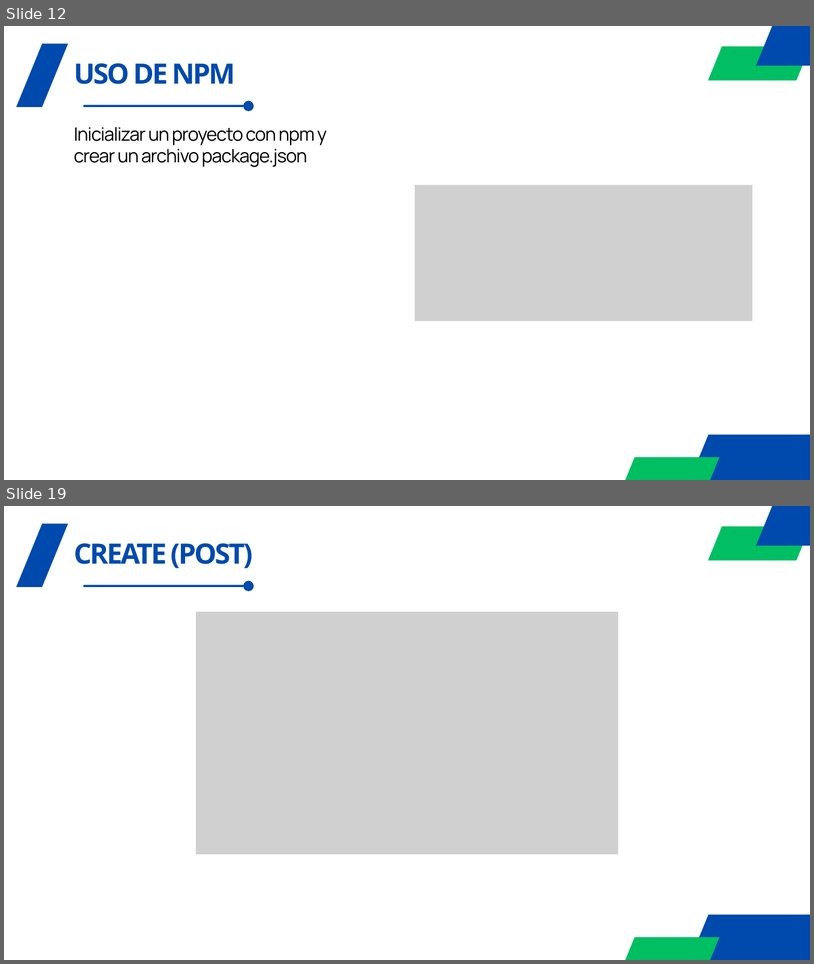
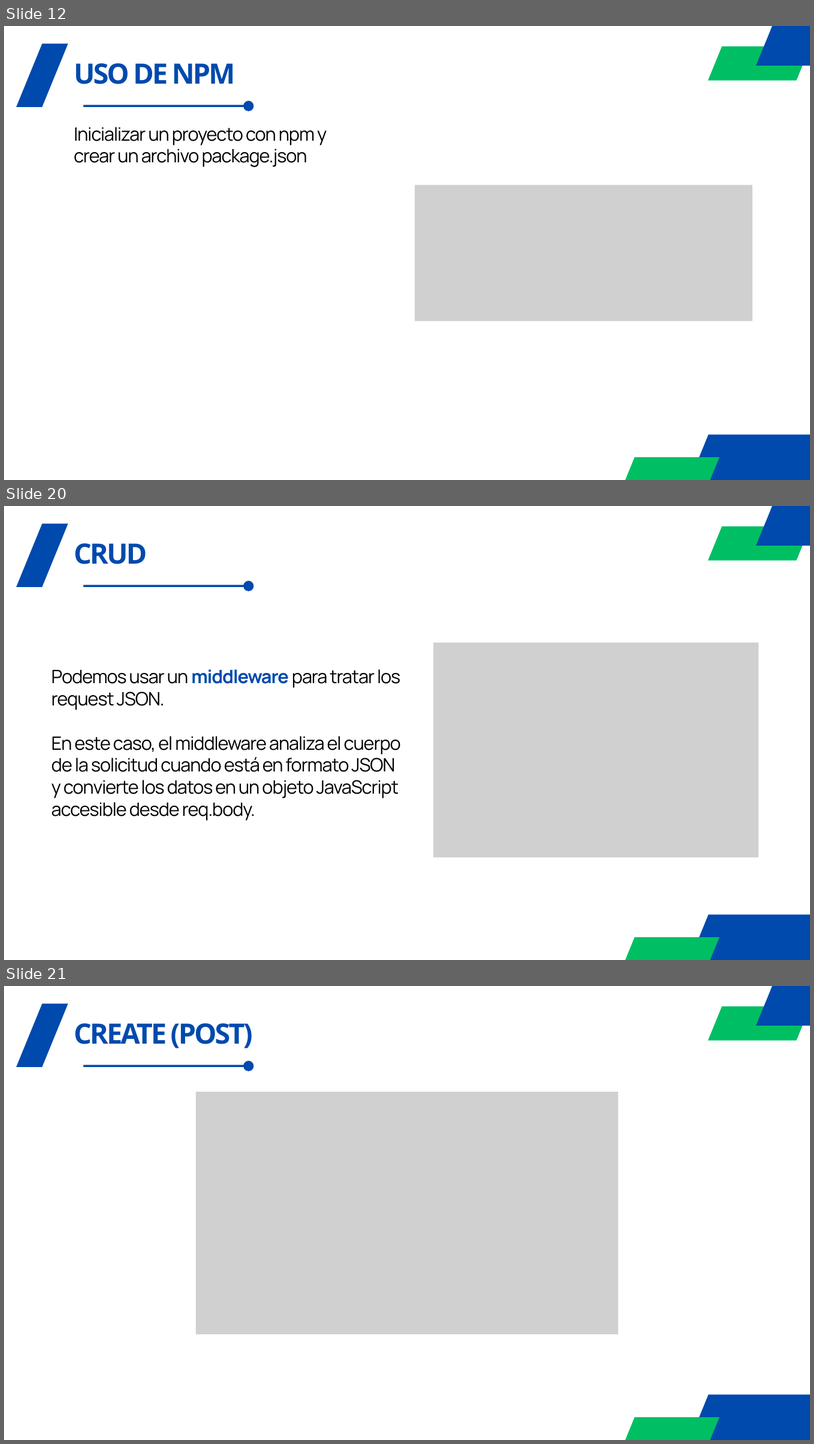
Before and after one commit to agorosti/programacion-servidores-web, a slide deck: Temario/Tema 8/08.- Tema 8 - Fundamentos NodeJS.pptx. Shown one above the other, each under a label of ours: slides 12 and 19 before the commit, slides 12, 20 and 21 after it; the slides between them are not shown. The pictures are 814x964 and 814x1444 pixels, drawn with LibreOffice and Linux fonts; fonts in the diff are those of the drawing; grey boxes stand for pictures. Boxes give left, top, right and bottom in pixels: in the first picture for what was removed or moved away, otherwise in the second. Text is boxed around its words. In the diff, an @@ line names an element or a change of style, - is before the commit and + after.

```diff
--- a/Temario/Tema 8/08.- Tema 8 - Fundamentos NodeJS.pptx
+++ b/Temario/Tema 8/08.- Tema 8 - Fundamentos NodeJS.pptx
@@ slide 20 added at (4, 506, 810, 960), background #FFFFFF @@
@@ freeform shape added at (759, 506, 810, 543), fill #004AAD, outline #004AAD 7.5 pt @@
@@ freeform shape added at (16, 524, 68, 587), fill #004AAD @@
@@ freeform shape added at (711, 529, 807, 558), fill #00BF63, outline #00BF63 7.5 pt @@
@@ text added at (74, 543, 147, 564), 50 pt, text #004AAD, bold @@
+CRUD
@@ arrow added from (83, 586) to (249, 586), #004AAD 3.75 pt @@
@@ picture added at (434, 642, 759, 857) @@
@@ text added at (51, 669, 401, 820), 32.9 pt, text #000000 @@
+Podemos usar un middleware para tratar los request JSON.
+En este caso, el middleware analiza el cuerpo de la solicitud cuando está en formato JSON y convierte los datos en un objeto JavaScript accesible desde req.body.
@@ freeform shape added at (690, 914, 810, 959), fill #004AAD @@
@@ freeform shape added at (626, 937, 720, 960), fill #00BF63 @@
@@ what was slide 19 is now slide 21 @@
```
Also in this commit, not shown: 5 slides changed, 6 other slides added, 1 slide removed, 12 other files.
